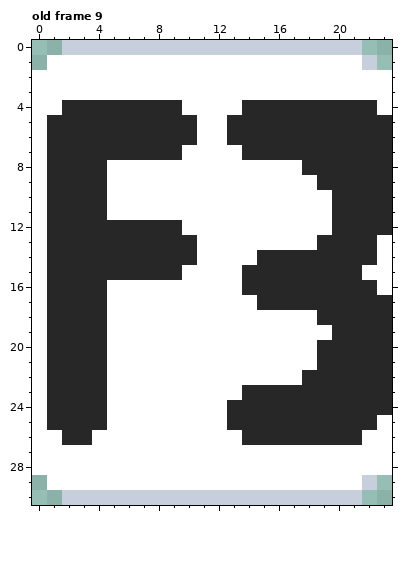
Edited in one commit: pixel-art file (Assets/HUD/NewPlayerHUD/NewHUD_MouseIcons.aseprite). That is the earlier state.
24x31 pixels, 9 frames. Shown: old frame 9.
The same view after the edit:
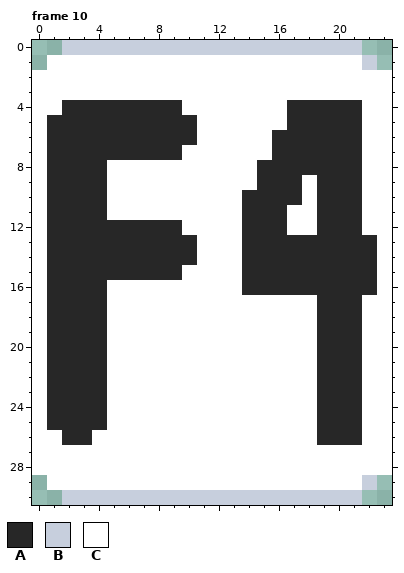
Palette (. is transparent): A #272727  B #c7cfdd  C #ffffff
A new or re-ordered frame is compared with the old frame closest to it.
Edits made:
frames 9 -> 10
Frame 10 is new; against old frame 9:
The edit turns colour C into colour A in rows 8 to 9 at x 15 to 17; in row 10 at x 14 to 17 and 19; in rows 11 to 12 at x 14 to 16 and 19; in row 13 at x 14 to 18; in row 14 at x 14; in row 15 at x 22.
The edit turns colour C into colour A in row 19 at x 19.
The edit turns colour A into colour C in row 4 at x 14 to 16 and 22; in row 5 at x 13 to 16 and 22 to 23; in row 6 at x 13 to 15 and 22 to 23; in row 7 at x 14 to 15 and 22 to 23; in rows 8 to 12 at x 22 to 23; in row 17 at x 15 to 18 and 22 to 23.
The edit turns colour A into colour C in rows 18 to 21 at x 22 to 23; in row 22 at x 18 and 22 to 23; in row 23 at x 14 to 18 and 22 to 23; in row 24 at x 13 to 18 and 22 to 23; in row 25 at x 13 to 18 and 22; in row 26 at x 14 to 18.
Where, in picture pixels (left, top, right, bottom), the same in both pictures:
changed: (227, 100, 392, 445)
